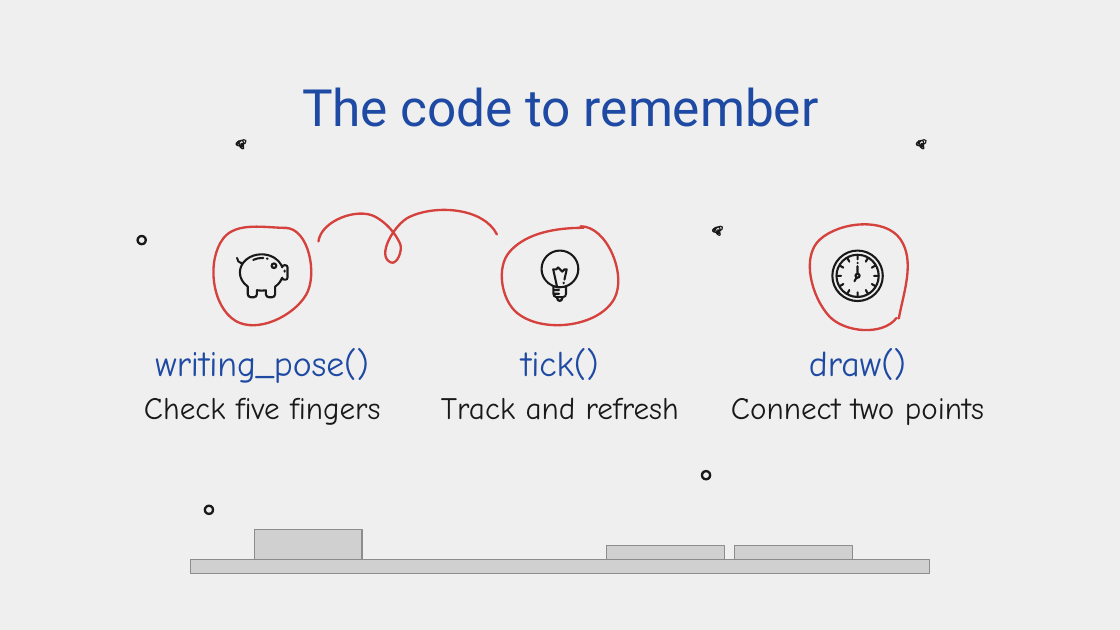
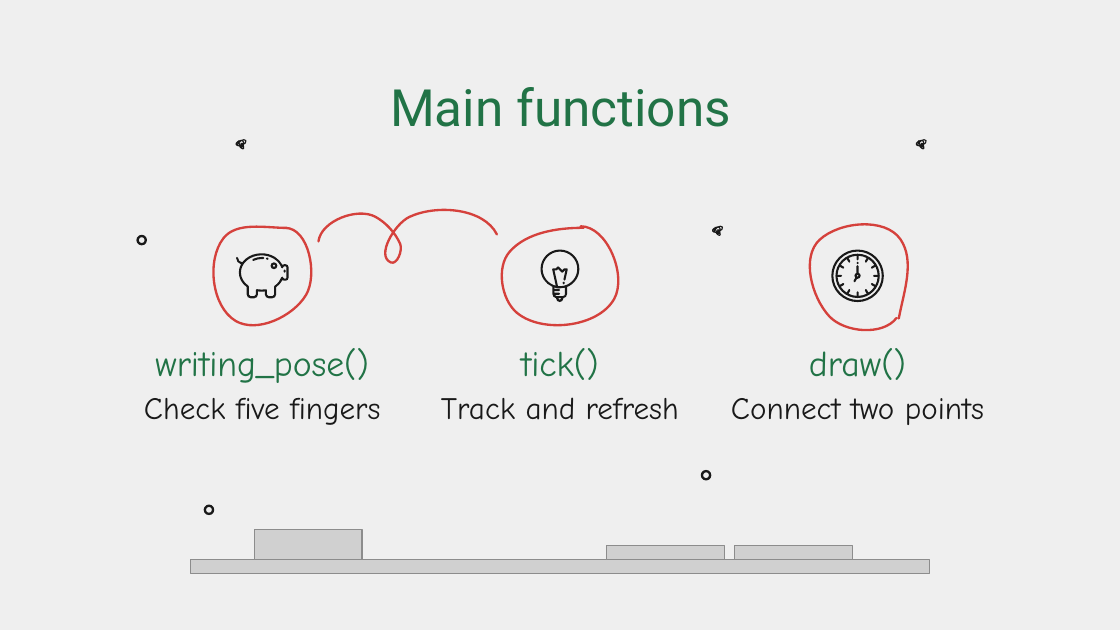
Before and after one commit to thiyatira/AirInk, a slide deck: slide 7 of documents/presentation/AirInk_Presentation.pptx. Drawn at 1120x630 pixels with LibreOffice and Linux fonts; fonts in the diff are those of the drawing; grey boxes stand for pictures; background and template pictures are left out. Boxes give left, top, right and bottom in pixels: in the first picture for what was removed or moved away, otherwise in the second. Text is boxed around its words. In the diff, an @@ line names an element or a change of style, - is before the commit and + after.

```diff
--- a/documents/presentation/AirInk_Presentation.pptx
+++ b/documents/presentation/AirInk_Presentation.pptx
@@ title at [390, 87, 731, 127]: text changed; text colour #1E4AA3 to #217346 @@
-The code to remember
+Main functions
@@ text colour #1E4AA3 to #217346 in 3 elements at [155, 348, 369, 383], [809, 348, 906, 380], [521, 348, 599, 380] @@
```
Also in this commit, not shown: 9 other slides changed, 1 slide removed, 4 other files.
